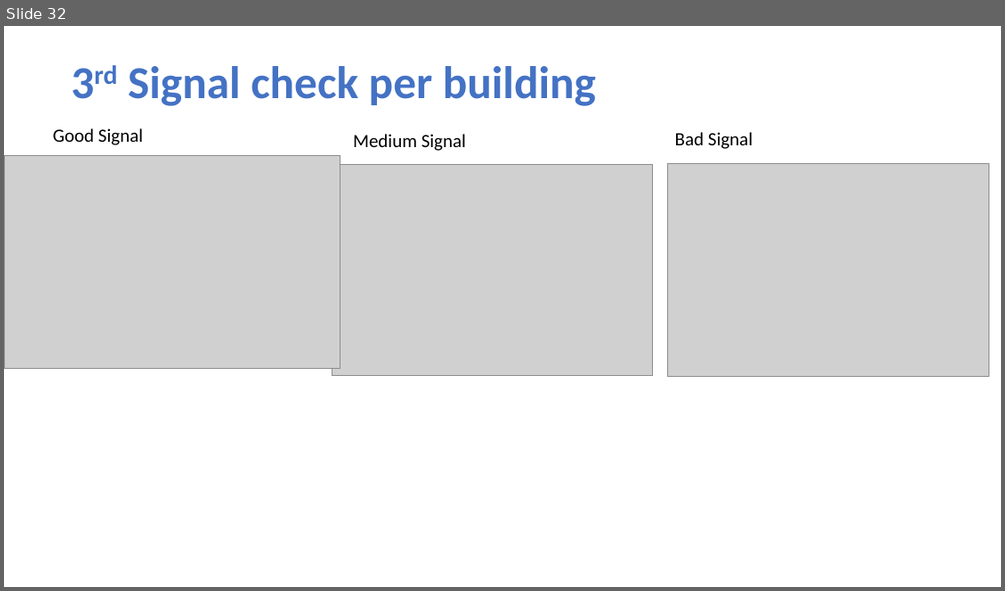
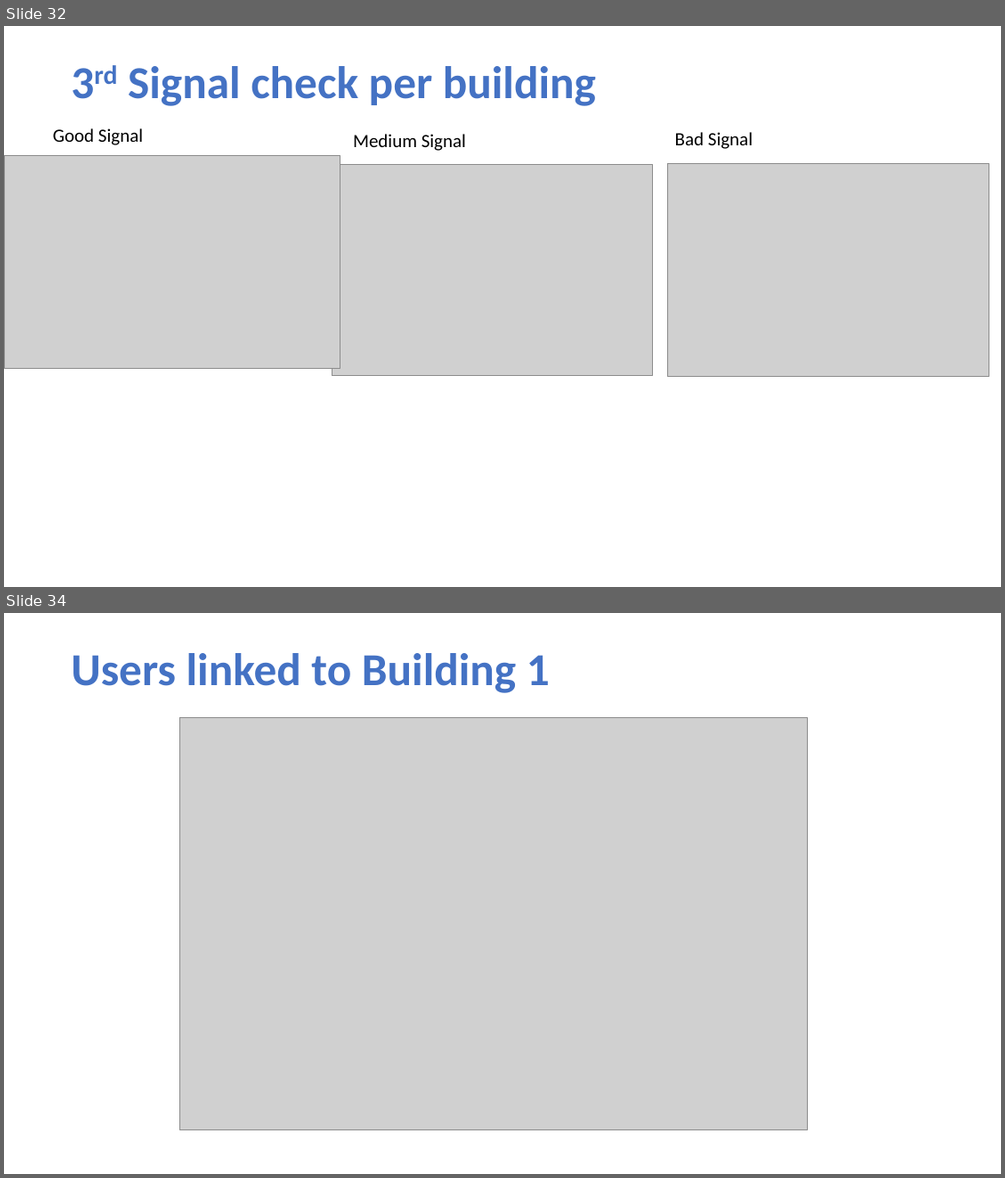
Before and after one commit to NatasjaFortuin/Wifi-locationing, a slide deck: Data etc/Log.pptx. Shown one above the other, each under a label of ours: slide 32 before the commit, slides 32 and 34 after it; the slides between them are not shown. The pictures are 1005x591 and 1005x1178 pixels, drawn with LibreOffice and Linux fonts; fonts in the diff are those of the drawing; grey boxes stand for pictures. Boxes give left, top, right and bottom in pixels: in the first picture for what was removed or moved away, otherwise in the second. Text is boxed around its words. In the diff, an @@ line names an element or a change of style, - is before the commit and + after.

```diff
--- a/Data etc/Log.pptx
+++ b/Data etc/Log.pptx
@@ slide 34 added at [4, 613, 1001, 1174], background #FFFFFF @@
@@ title added at [71, 653, 550, 693], 44 pt, text #4472C4, bold @@
+Users linked to Building 1
@@ picture added at [179, 717, 807, 1129] @@
```
Also in this commit, not shown: 4 other slides added, 43 other files.
